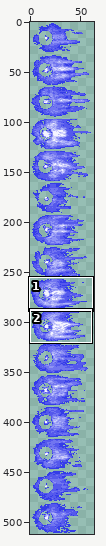
Sprite sheet -- Assets/Art/VFX/EngineFlare_03.png. Above: a wide view before the commit, with the close-up outlined.
Close-up. Before the edit:
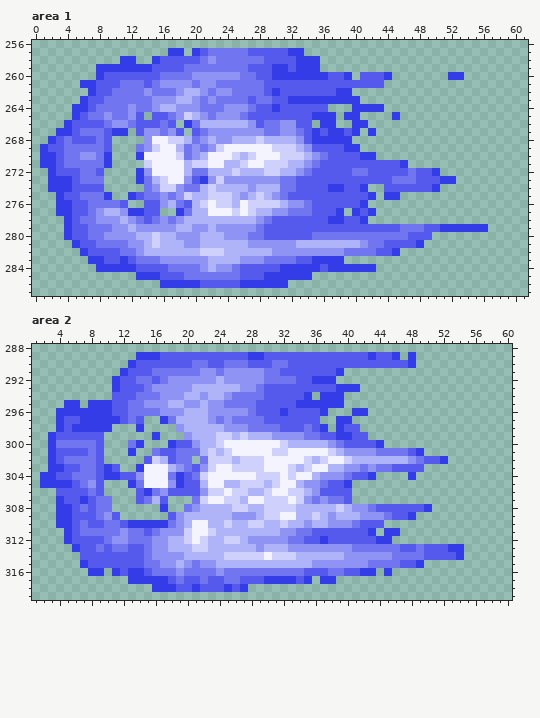
The file is 64x512 pixels. Pixels under 10% opacity are left out. Colours within 5 levels of each other are drawn and written as one. Shown: area 1: x 0..61, y 256..287; area 2: x 1..60, y 288..319. The commit also changed other parts of the picture, which this record leaves out.
After the commit:
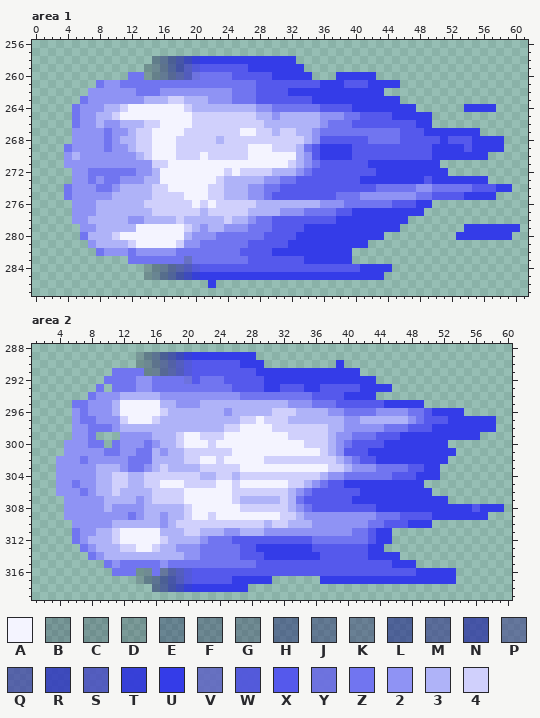
Palette (. is transparent): A #f4f4ff  B #0b0d3237  C #12133337  D #191a3438  E #11144e56  F #1c1e4f56  G #26285156  H #181b6a75  J #27296c75  K #34366e75  L #1e238694  M #31338894  N #252aa2b3  P #42448b94  Q #3c3fa5b3  R #2b32bed2  S #4649c1d1  T #3139daf1  U #343ce8  V #5d60c4d1  W #5054ddf0  X #5559ec  Y #6b6ee1f0  Z #7175f0  2 #8f93f4  3 #afb3f8  4 #d0d0fc
Changes in this commit:
Changed rows in their new state; - is an unchanged pixel.
Area 1:
first column x 1:
257 ----------------..-..............---------------------------
258 ----------..--EHLNRTUUUUUUUUUUUU...-------------------------
259 -------......CFJLNSWXXXXXXUUU--U-..-------------------------
260 -------....ZZCFJMQSYZZZZXXX-------...U-UUU..-------..-------
261 -----..Z22---Z-ZZZZ-ZZ-----X-------UUU---UUUU---------------
262 ------222222-Z-22-22-2-----X-X-UUUUUU--UUUU-----------------
263 -----Z222222233344-33-22--ZXX--XXX------UUUUU---------------
264 ----Z222334AAAAAAA43333333322ZZZZZZ-XXX----UUUU------UUUU---
265 ----Z22334AAAAAAAAA4444444433233333222ZZXXXX-UUUU-----------
266 ---.Z2232-33344AAAA44444444433333332ZZZXXXXXXXXUU-----------
267 --..2222Z22344AAAA4444444AA44344332ZZZZZZZZZZXXXUUUUUUU-----
268 -...2222Z23344--A-444434444-4444432XXXXXXZZZZXXXXXUXXXUUUU--
269 ...-2222Z22344A--44444-444-------Z-UUU-XXXXXXXXXXUUUUXUUUU--
270 ...23--2222234----44A444-4A---AA32XUUUU-XXXXXXXXXUUUUUUU----
271 ...2222222222244--AAA--AAA--AAA4---------UUUU-UUUU----------
272 -...22-ZZZZZ2-3---AAAAA4A444-3---------XX-UUUUUUU-U---------
273 -...22-2ZZ2223-A--AAAA-33333------------UUUUUUUU-U--UUUU----
274 -..Z222ZZ233334-AAAAA-4----2ZZXX----XX--XXZZZZZ22ZZZZZXXXUU-
275 --.Z22222333334444AAA--3-322ZXX------ZZZ2222222ZZXXXXUUUU---
276 --..222333333444444A----44-333-3333222ZZZZZZXXXUU-----------
277 --..2223--3333444444-444-43--3-22-ZZZXX-U-UUUUUU------------
278 ---.223333--233334-----4--2Z--------X-UU-UUUUU--------------
279 ---..223333-AAAAAA43--3---Z-Z----UUUUUUUUUUUU........---UUUU
280 ---..Z3334AAAAAAAA3-22ZZZZ------UUUUUUUUUUU......---UUUUUUU-
281 ----..233334AAAAA4--ZZZZZZXXXXXUUUUUUUUUU.......------------
282 -----..Z222--2222ZZZZZZZZXXXXUUUUUUUUUU......---------------
283 ------.....Z---ZZZVZZZZZZZXXXXXX-U----U---------------------
284 -------......CFJMQSWXXXXX-----XXXXX-XXXX--UU----------------
285 ------------.BEHLNRTUUUUUUUU------UUUUUUUUU-----------------
286 ---------------......U.........-----------------------------
Area 2:
first column x 2:
289 ------------BEHLNRTUUUUUUU-..................-.-----------
290 -----------.CFJMQSWXX--XXUUU.........U.........-----------
291 ---------ZZZZGKMQSWXXXXXXXXUUUUUUUUUU-UU------------------
292 --------ZZZZ22Z-ZZYXZZZXXXXXUUUUUU---UUUUU----------------
293 -------Z-ZZZ22ZZZZZZZZZZXXXXUU---UU--XXXUUUU--------------
294 ------Z22233333---22-22-2---ZZZZZZXXXXUUUU----------------
295 ---.ZZ2223AAAAA3-2---3333333333222ZZZXXXXXXUUUUU----------
296 --..2Z2223AAAAA433---33-33333444333322ZZZZ2222ZZXUUUU-----
297 --..2ZZ2224AAA433----333344A4443333333223333332ZXXXUUUUUU-
298 --..22ZZZ233333333-----44AAAA44444443322222ZZZXXXUUUUUUUU-
299 -...22Z.--22223334AA44-AAAAAAAA44444322ZZZXXXUUUUUUUUUU---
300 -..222-Z-Z222Z2334AAA4A-------AAA44432Z---XUUUUUUUU-------
301 -..22222ZZ22ZZ3233444-4------AA----432XXXUUUUUU-UUUU------
302 -.222-22222ZZZ3-3344AA-AAAAA44444-4-432ZXXUUUUUUUU--------
303 -.222223332ZZ234-3334-44-AAA---AAA--443-2---ZZ--UU--------
304 ..2222233443344444443344344---4-4443---ZZZZZXXXUUU--------
305 ..22Z2-33443344-AA4444-A4AAAAA-443-----UUUUUUUUU----------
306 --222Z233433334444AAAAA---44-4432ZX----XUUUUUUUUU---------
307 --.222223333234444AAA--A--3333-3ZXXXXX-UUUUUUUUUUUU-------
308 --.2222232222333334AAAAAA-44---32ZXXXXXXXXUUUUUU-UUUUUXUUU
309 --.22222-22Z2332334AA4AAAAAAAA44-222-222--Z-Z-XXXUUUUUUU--
310 --..2222233333323444444-44---4---322---22ZZXXXUUU---------
311 ---.Z22334AAAAA333-433-22---22--2222222ZZXU-.-------------
312 ---.Z23334AAAAA4--332ZZZXXXXXXXXX-ZZZZZZZ-----------------
313 ----.Z233344AA43-222ZZZZZXXUUUUUUUXXXXXXXUU..........-----
314 -----.Z2333333333322ZZZZZXXXUUUUUUUXXXXXXUUUU........-----
315 -----...Z2ZZZ---ZZZ-ZZZZZZZXXXXXXXXXXXXXXXXXUUU.----------
316 ------..-ZZZDG-PQSWXXXXXXXXXXXXXX---XX--XXXXXXXUUUUU------
317 -----------.CEHLNSW-X--XUUUU-.....---UUUUUUUUUUUUUUU------
318 --------------HLNRT-UUU-U---------------------------------
